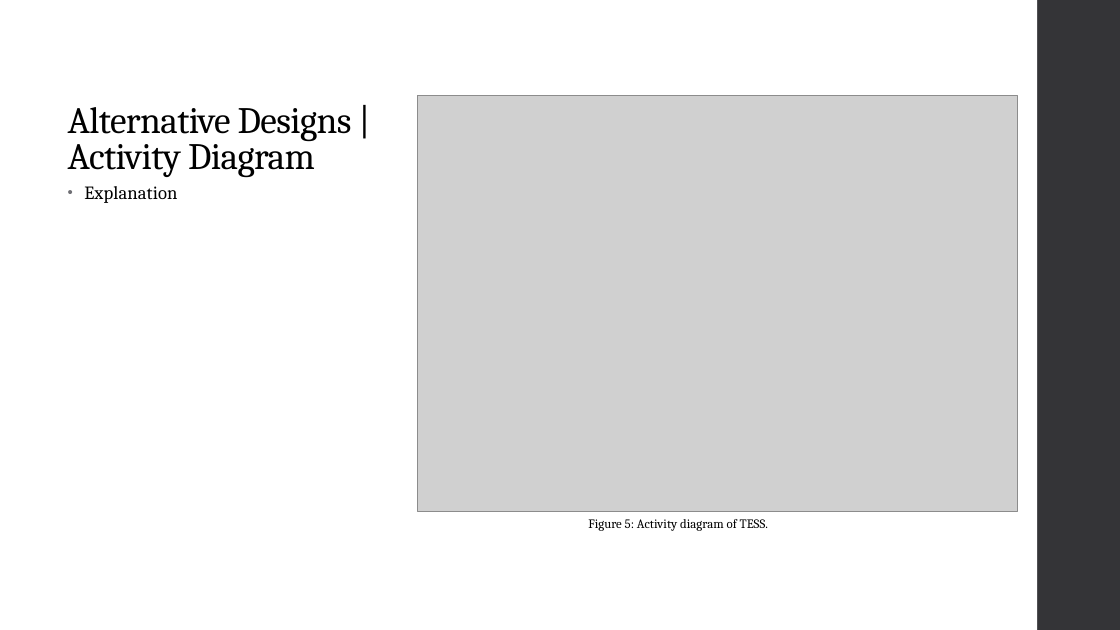
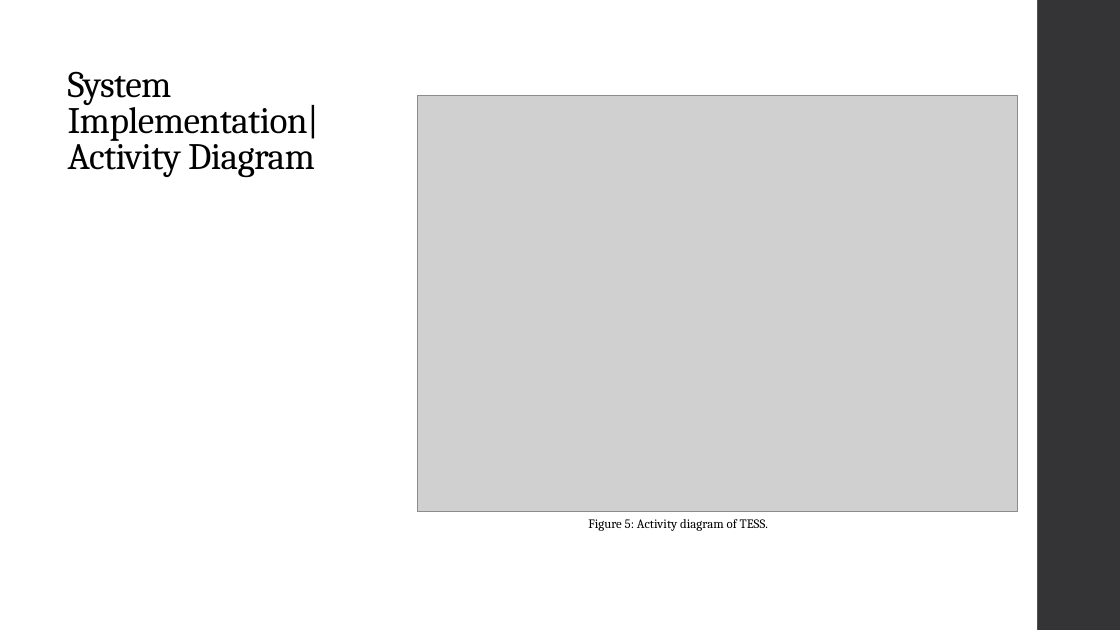
Before and after one commit to dakoval/Sudoku, a slide deck: slide 14 of Project Report/Final Project Report Presentation.pptx. Drawn at 1120x630 pixels with LibreOffice and Linux fonts; fonts in the diff are those of the drawing; grey boxes stand for pictures. Boxes give left, top, right and bottom in pixels: in the first picture for what was removed or moved away, otherwise in the second. Text is boxed around its words. In the diff, an @@ line names an element or a change of style, - is before the commit and + after.

```diff
--- a/Project Report/Final Project Report Presentation.pptx
+++ b/Project Report/Final Project Report Presentation.pptx
@@ title at <box>68,71,319,178</box>: text changed @@
-Alternative Designs | Activity Diagram
+System Implementation| Activity Diagram
@@ text removed at <box>84,186,177,203</box> @@
-• Explanation
```
Also in this commit, not shown: 9 other slides changed, 2 slides removed.
